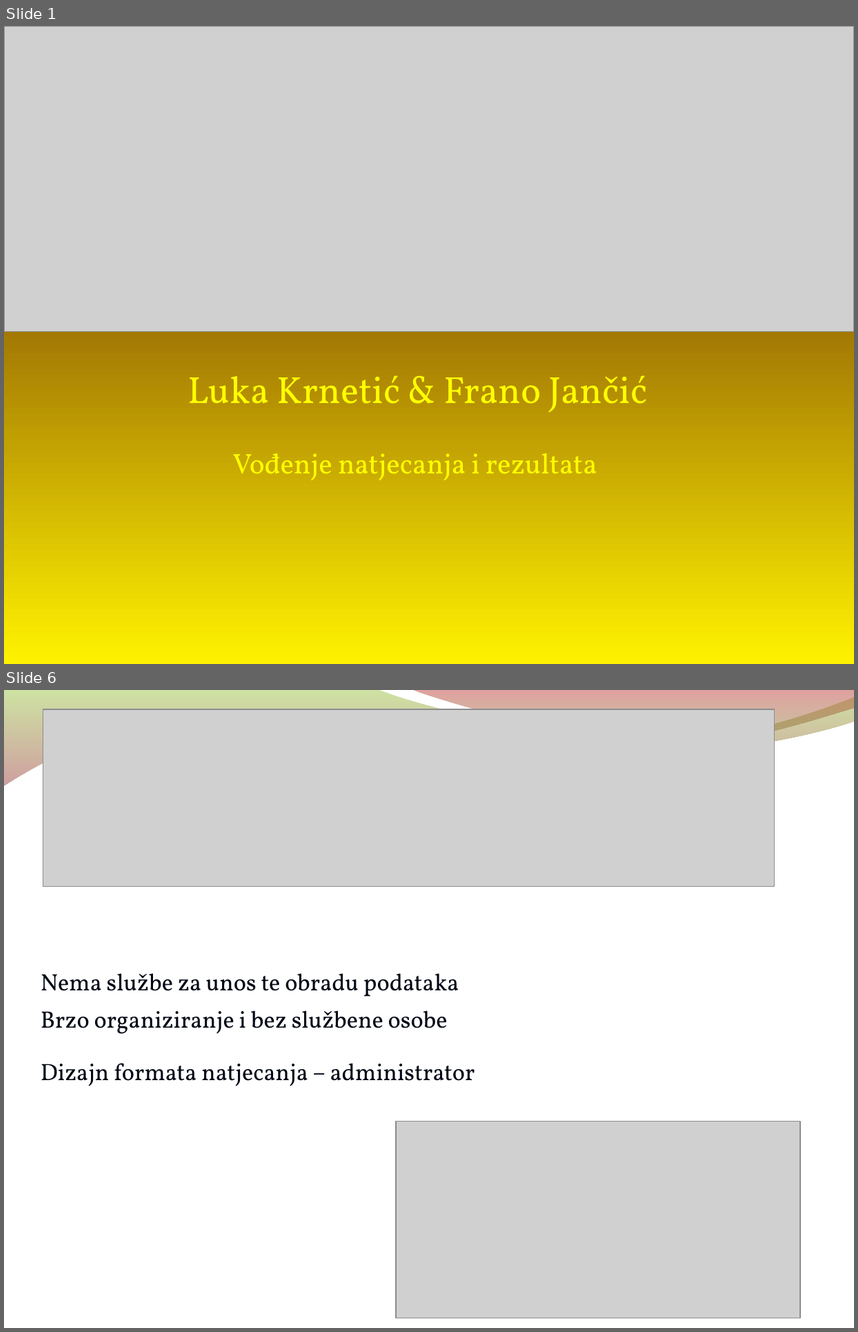
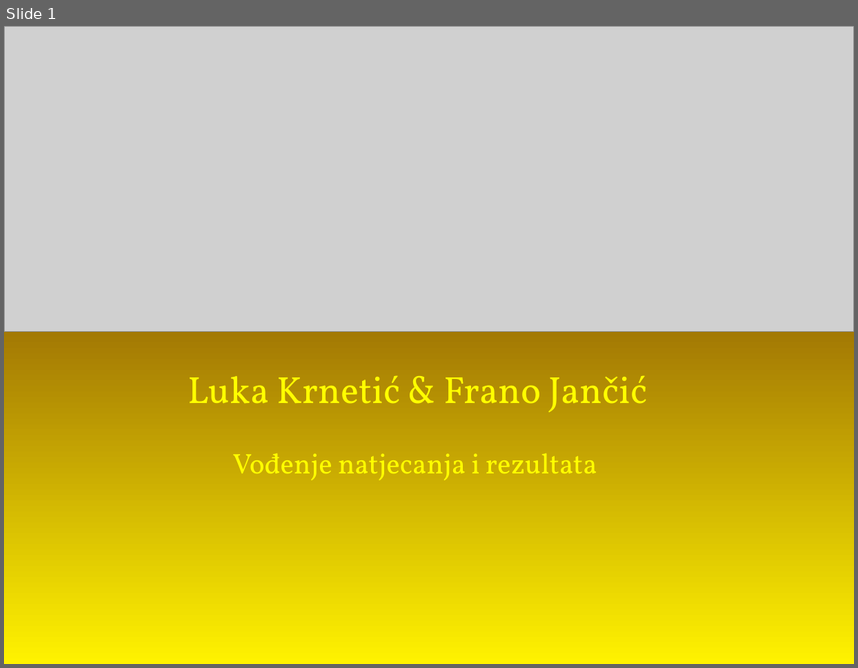
Before and after one commit to vidra74/Futura, a slide deck: Prezentacija/Demo_prosinac2014/Finale_liveScorer.odp. Shown one above the other, each under a label of ours: slides 1 and 6 before the commit, slide 1 after it; the slides between them are not shown. The pictures are 858x1332 and 858x668 pixels, drawn with LibreOffice and Linux fonts; fonts in the diff are those of the drawing; grey boxes stand for pictures; background and template pictures are left out. Boxes give left, top, right and bottom in pixels: in the first picture for what was removed or moved away, otherwise in the second. Text is boxed around its words. In the diff, an @@ line names an element or a change of style, - is before the commit and + after.

```diff
--- a/Prezentacija/Demo_prosinac2014/Finale_liveScorer.odp
+++ b/Prezentacija/Demo_prosinac2014/Finale_liveScorer.odp
@@ slide 6 removed at [4,690,854,1328], background picture (left out); not listed: 2 template elements that a slide beside it also shows @@
@@ picture removed at [43,709,774,887] @@
@@ text removed at [41,973,475,1086] @@
-Nema službe za unos te obradu podataka
-Brzo organiziranje i bez službene osobe
-Dizajn formata natjecanja – administrator
@@ picture removed at [396,1121,800,1318] @@
```
Also in this commit, not shown: 7 slides added, 6 other slides removed, 11 other files.
